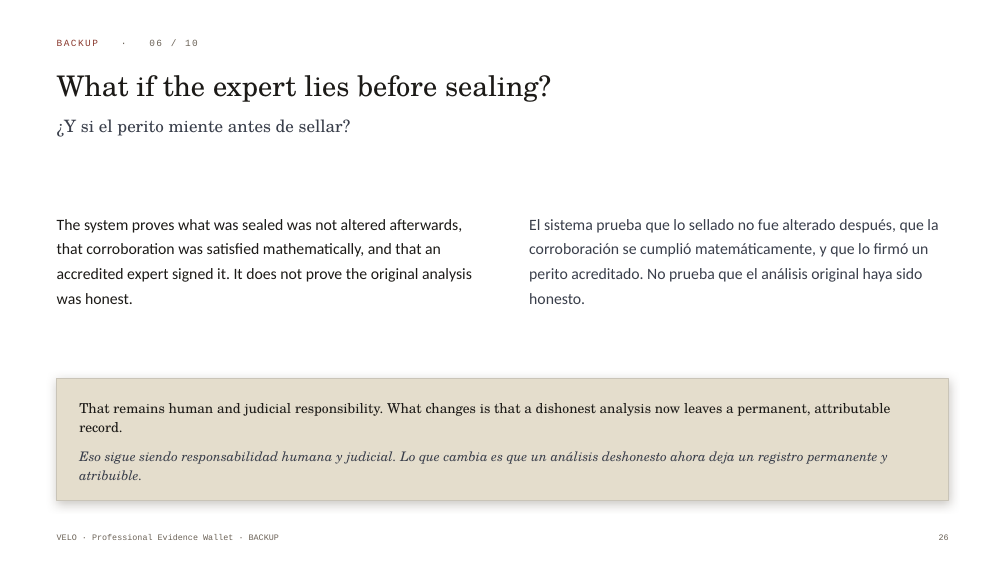
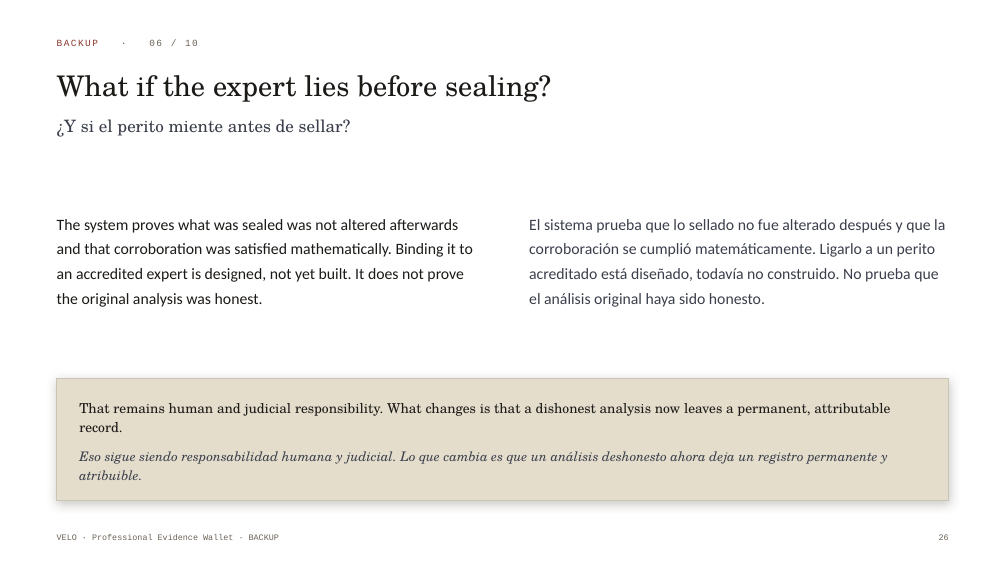
Before and after one commit to annatchijova/velo, a slide deck: slide 26 of docs/VELO-PITCH-EN-ES.pptx. Drawn at 1008x567 pixels with LibreOffice and Linux fonts; fonts in the diff are those of the drawing; background and template pictures are left out. Boxes give left, top, right and bottom in pixels: in the first picture for what was removed or moved away, otherwise in the second. Text is boxed around its words. In the diff, an @@ line names an element or a change of style, - is before the commit and + after.

Commit message:
Fix overclaims in the pitch deck: the ZK credential is designed, not delivered
The deck presented the anonymous expert credential and on-chain
attestation as working. Neither is: the credential is not in
contracts/velo.compact at all, and nothing is deployed. The README has
said so for a while; the deck had not caught up. A judge who reads both
finds the contradiction, and the slide most damaged by it was the
honesty slide.

Eighteen edits across eight slides, EN and ES:

- S17 'SAID PLAINLY' claimed VELO proves 'an accredited expert signed
  it'. That is the slide whose whole job is not overclaiming. Now:
  proves non-alteration and the admissibility rule; binding to an
  accredited expert is designed and specified, and we say the circuit
  is not built.
- S26 (backup 06/10) repeated the same claim in different words. Same
  correction.
- S16 'THE PROOF ESTABLISHES' -> 'WILL ESTABLISH · DESIGNED, NOT YET
  BUILT'. The four things listed under it are real design, just not
  delivered.
- S18 moved the credential out of 'AT THE DEMO' into 'NEXT', alongside
  deploy to testnet. What is genuinely at the demo — the admissibility
  gate enforced inside the compiled circuit — replaces it.
- S5 credential field: 'ZK · valid' -> 'ZK · roadmap'.
- S9 and S22 softened from asserting a live on-chain record to
  describing the design, while keeping the rule that IS enforced today.
- S14 carried the pre-F3 commitment formula,
  persistentHash(bundle_fingerprint, salt). It is six elements now, and
  that change is the red-team finding narrated two slides later —
  showing the old formula while telling that story is exactly what a
  technical judge notices.
- S15 now states that the circuit enforces the count, and that sources
  are counted distinct by declared provenance root rather than proven
  independent (round 2, G3).

Nothing was deleted: the vision and the roadmap are legitimate. What
changed is tense — delivered work in the present, designed work in the
future. Verified afterwards that all 30 slides survive, the file opens,
and no stale claim remains.

```diff
--- a/docs/VELO-PITCH-EN-ES.pptx
+++ b/docs/VELO-PITCH-EN-ES.pptx
@@ text at (57, 219, 472, 307): text changed @@
-The system proves what was sealed was not altered afterwards, that corroboration was satisfied mathematically, and that an accredited expert signed it. It does not prove the original analysis was honest.
+The system proves what was sealed was not altered afterwards and that corroboration was satisfied mathematically. Binding it to an accredited expert is designed, not yet built. It does not prove the original analysis was honest.
@@ text at (529, 219, 945, 307): text changed @@
-El sistema prueba que lo sellado no fue alterado después, que la corroboración se cumplió matemáticamente, y que lo firmó un perito acreditado. No prueba que el análisis original haya sido honesto.
+El sistema prueba que lo sellado no fue alterado después y que la corroboración se cumplió matemáticamente. Ligarlo a un perito acreditado está diseñado, todavía no construido. No prueba que el análisis original haya sido honesto.
```
Also in this commit, not shown: 8 other slides changed.
